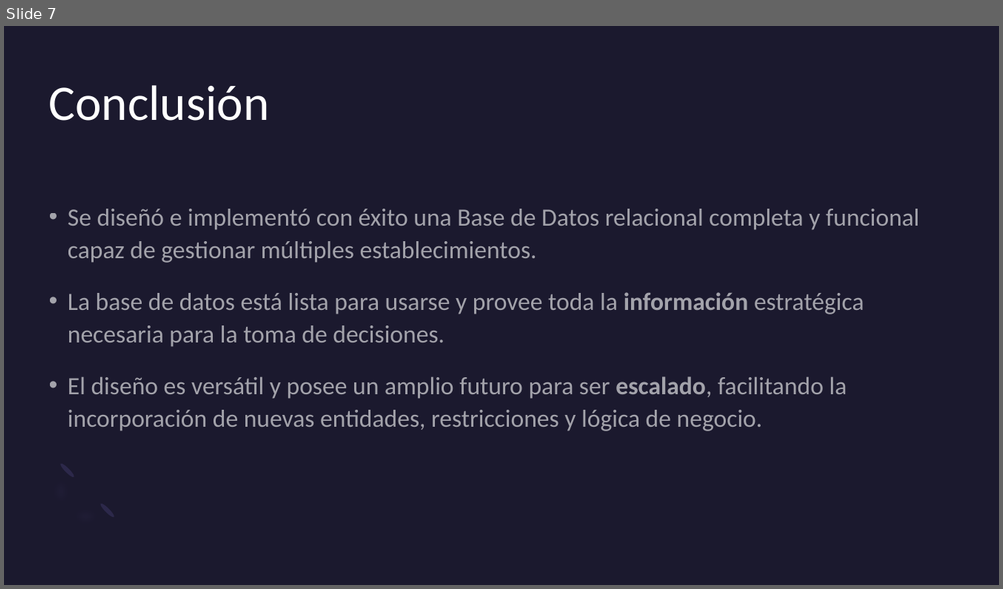
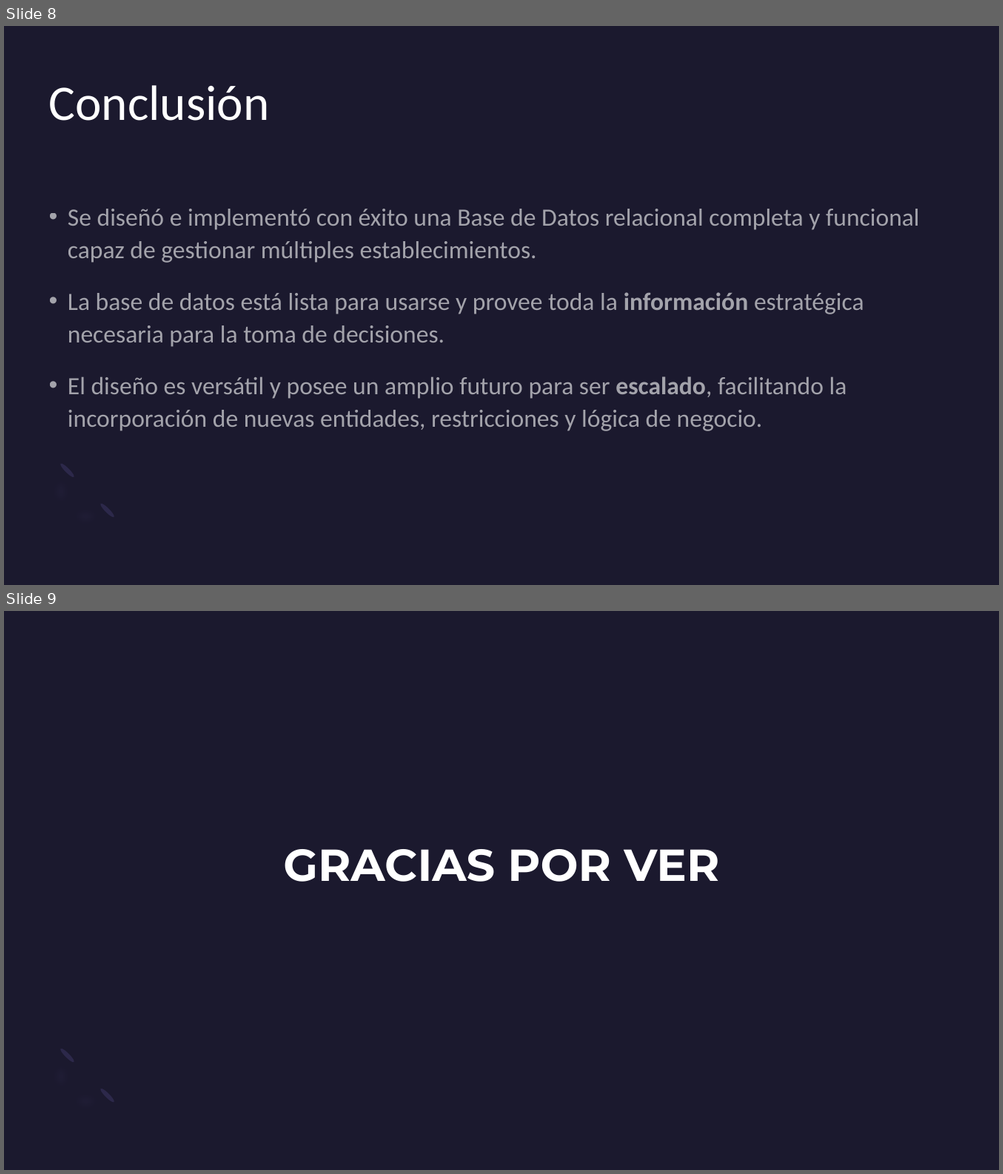
Before and after one commit to Crove7/BaseDeDatos, a slide deck: Documentacion/Presentacion.pptx. Shown one above the other, each under a label of ours: slide 7 before the commit, slides 8 and 9 after it. The pictures are 1003x589 and 1003x1174 pixels, drawn with LibreOffice and Linux fonts; fonts in the diff are those of the drawing. Boxes give left, top, right and bottom in pixels: in the first picture for what was removed or moved away, otherwise in the second. Text is boxed around its words. In the diff, an @@ line names an element or a change of style, - is before the commit and + after.

```diff
--- a/Documentacion/Presentacion.pptx
+++ b/Documentacion/Presentacion.pptx
@@ slide 9 added at (4,611,999,1170), background #1B192E; not listed: 3 template elements that a slide beside it also shows @@
@@ title added at (283,849,719,882), 43.2 pt, text #FFFFFF, bold @@
+GRACIAS POR VER
@@ what was slide 7 is now slide 8 @@
```
Also in this commit, not shown: 5 slides changed, 1 other slide added.
